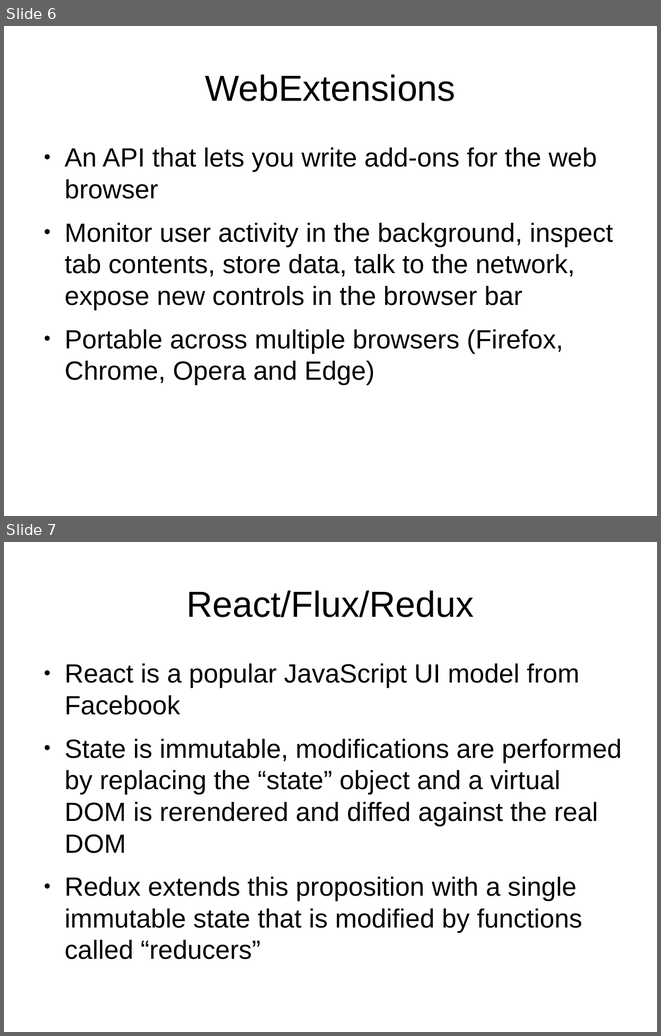
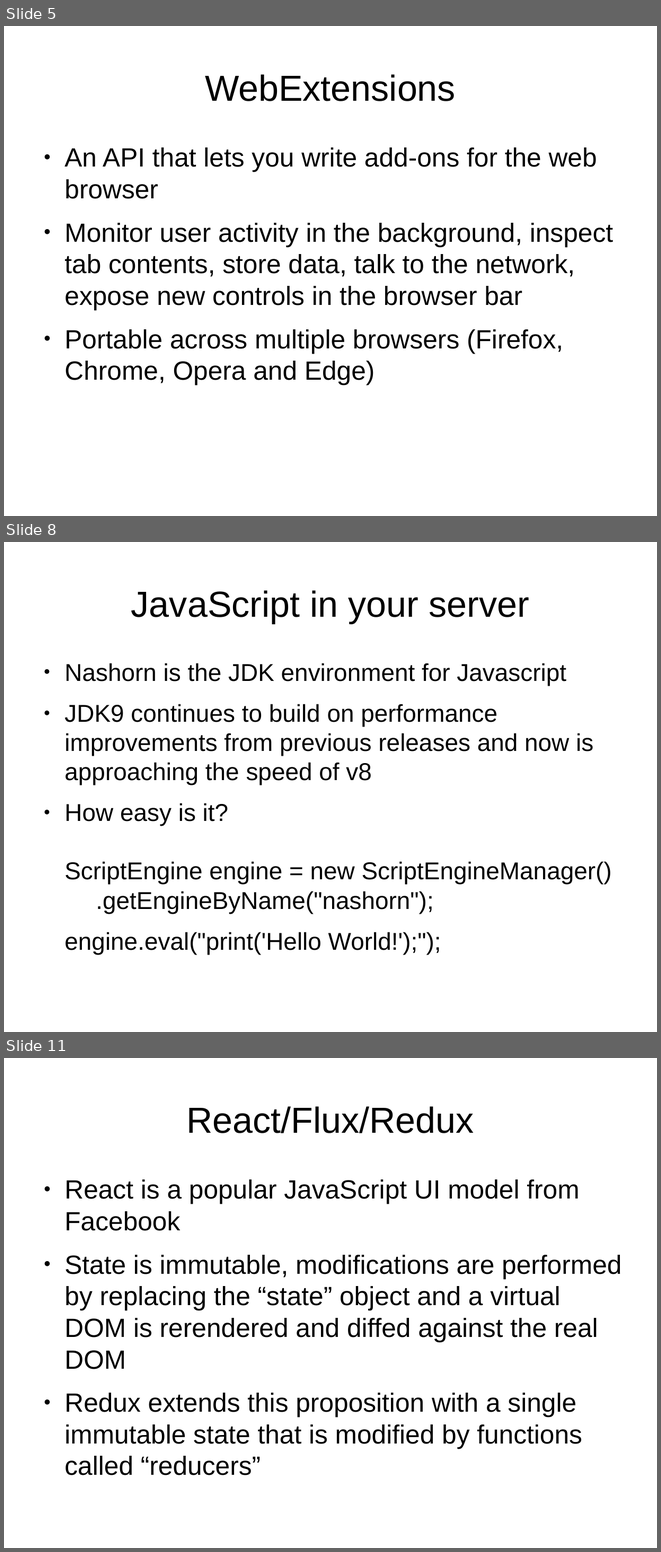
Before and after one commit to filterbubbler/java-tour-slides, a slide deck: java-talk.odp. Shown one above the other, each under a label of ours: slides 6 and 7 before the commit, slides 5, 8 and 11 after it; the slides between them are not shown. The pictures are 661x1036 and 661x1552 pixels, drawn with LibreOffice and Linux fonts; fonts in the diff are those of the drawing. Boxes give left, top, right and bottom in pixels: in the first picture for what was removed or moved away, otherwise in the second. Text is boxed around its words. In the diff, an @@ line names an element or a change of style, - is before the commit and + after.

```diff
--- a/java-talk.odp
+++ b/java-talk.odp
@@ slide 8 added at [4, 542, 657, 1032], background #FFFFFF @@
@@ title added at [131, 590, 529, 623], 44 pt, text #000000 @@
+JavaScript in your server
@@ text added at [64, 663, 612, 954], 29.6 pt, text #000000 @@
+● Nashorn is the JDK environment for Javascript
+● JDK9 continues to build on performance improvements from previous releases and now is approaching the speed of v8
+● How easy is it?
+  ScriptEngine engine = new ScriptEngineManager()
+  .getEngineByName("nashorn");
+engine.eval("print('Hello World!');");
@@ what was slide 6 is now slide 5 @@
@@ what was slide 7 is now slide 11 @@
```
Also in this commit, not shown: 1 slide changed, 10 other slides added, 2 slides removed, 1 other file.
